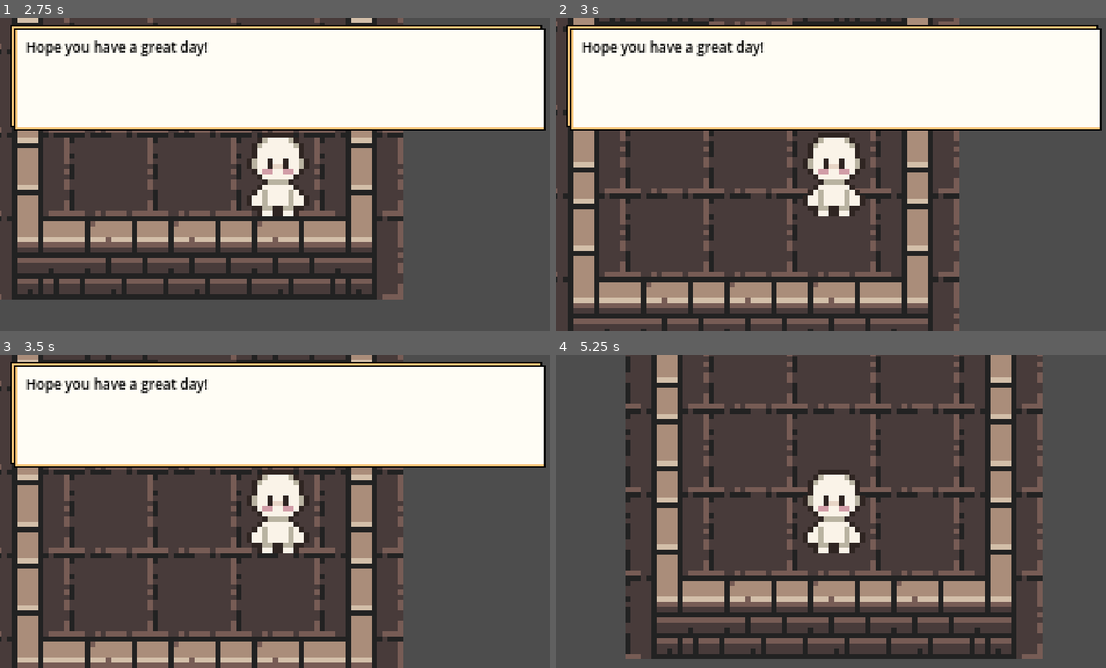
Above: before the commit, frames 1-4 (two rows, left to right).
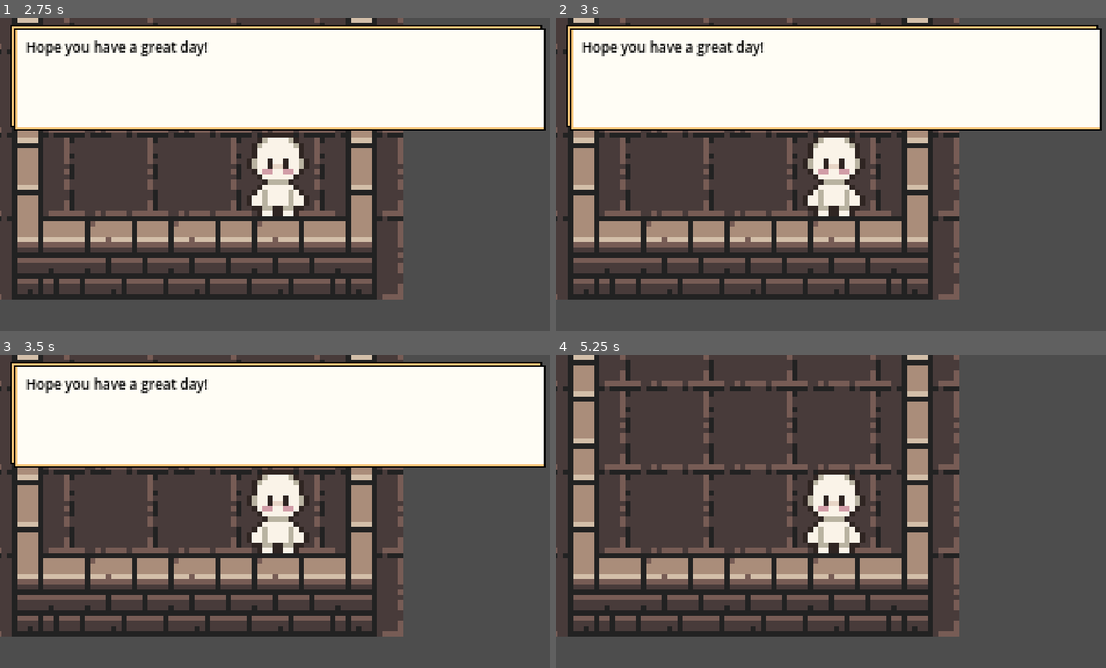
Above: after the commit, the same moments.

Repository: Spyobird/cyberthon-2026-godot
Game: Godot game, scene res://game.tscn
The game is run twice, just before and just after one commit, with the same random seed, the same clock (stepped at 60 frames per second) and the same inputs.
Inputs:
- Up to frame 1 (2.75 s): tap Enter at 0.5, 2 s; hold Right (ui_right) 0.53-1.28 s; tap Q (test_api) at 0.6 s; tap Space at 1.25 s; hold Down (ui_down) 1.28-2.03 s; tap M (test_message) at 1.35 s; hold Right (ui_right) from 2.03 s (still down); tap E (use) at 2.1 s
- Up to frame 2 (3 s): release Right (ui_right) at 2.78 s; hold Up (ui_up) from 2.78 s (still down); tap Q (test_api) at 2.85 s
- Up to frame 3 (3.5 s): keep holding Up (ui_up)
- Up to frame 4 (5.25 s): tap Space at 3.5, 5 s; release Up (ui_up) at 3.53 s; hold Left (ui_left) 3.53-5.03 s; tap M (test_message) at 3.6 s; tap Enter at 4.25 s; tap E (use) at 4.35 s; hold Down (ui_down) from 5.03 s (still down); tap Q (test_api) at 5.1 s

Frame 1 is identical in both runs. In frame 2, 24% of the frame differs, in the area x 0-74%, y 0-100%; in frame 3, 19%; in frame 4, 42%, in the area x 0-89%, y 0-98%.

Commit message:
Connect message box signals to pause player movement
Also check if player movement is disabled in Player before processing movement.

Diff:
--- a/scenes/autoloads/game_manager.gd
+++ b/scenes/autoloads/game_manager.gd
@@ -1,9 +1,12 @@
 extends Node
 
 var _message_manager: MessageManager
+var is_player_movement_disabled: bool = false
 
 func register_message_manager(message_manager: MessageManager):
 	_message_manager = message_manager
+	_message_manager.message_box_opened.connect(func(): is_player_movement_disabled = true)
+	_message_manager.message_box_closed.connect(func(): is_player_movement_disabled = false)
 
 func _process(delta: float) -> void:
 	# handle scrolling of text
--- a/scenes/characters/player/player.gd
+++ b/scenes/characters/player/player.gd
@@ -15,7 +15,8 @@
 	_inventory.load_items(["magic wand"])
 
 func _physics_process(delta: float) -> void:
-	_movement_component.process_movement(delta)
+	if not GameManager.is_player_movement_disabled: # TODO: handle here or in component?
+		_movement_component.process_movement(delta)
 
 func _process(delta: float) -> void:
 	if Input.is_action_just_pressed("test_api"):
